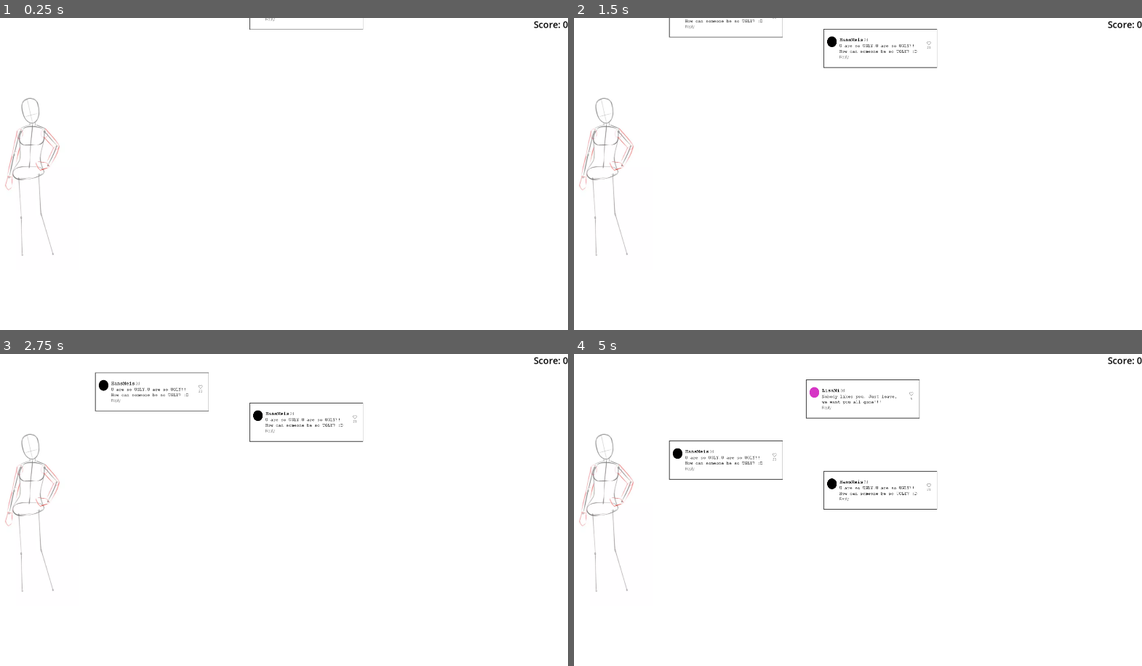
Above: before the commit, frames 1-4 (two rows, left to right).
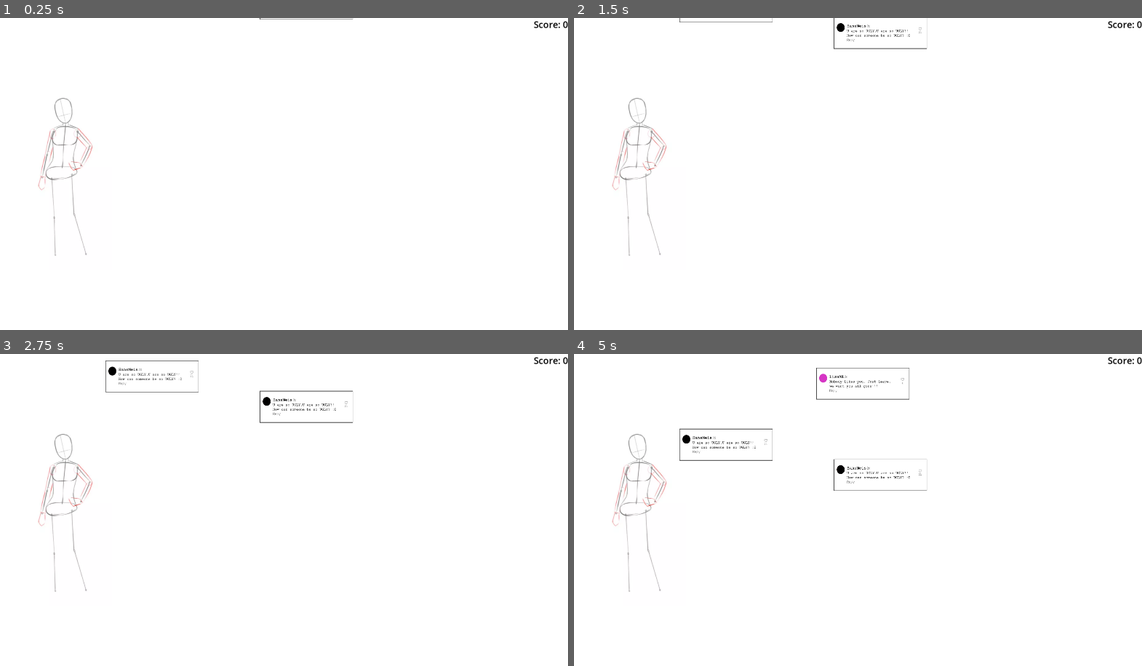
Above: after the commit, the same moments.

Repository: Gultendier/CBG
Game: Godot game, scene res://Main_Scene.tscn
Same seed, same stepped clock (60 frames per second), same inputs: the game is played once before the commit and once after it.
Inputs (mouse positions are in pixels of both pictures, inside the frame that each line leads up to):
- Up to frame 1 (0.25 s): no input
- Up to frame 2 (1.5 s): tap Enter at 0.5 s; move the mouse to (977, 164) at 0.52 s; click (977, 164) at 0.67 s; move the mouse to (733, 198) at 1.27 s; click (733, 198) at 1.42 s
- Up to frame 3 (2.75 s): move the mouse to (335, 444) at 2.02 s; click (335, 444) at 2.17 s
- Up to frame 4 (5 s): move the mouse to (823, 581) at 2.77 s; click (823, 581) at 2.92 s; move the mouse to (1028, 566) at 3.52 s; click (1028, 566) at 3.67 s; move the mouse to (676, 469) at 4.27 s; click (676, 469) at 4.42 s

The runs differ from the first frame. In frame 1, 1.0% of the frame differs, in the area x 0-65%, y 0-77%; in frame 2, 1.7%; in frame 3, 2.2%; in frame 4, 2.8%, in the area x 0-65%, y 4-77%.

Commit message:
you can now throw comments, using its velocity to calc it

Diff:
--- a/Main_Scene.tscn
+++ b/Main_Scene.tscn
@@ -34,14 +34,11 @@
 [node name="HBoxContainer" type="HBoxContainer" parent="."]
 offset_right = 525.0
 offset_bottom = 1082.0
+alignment = 1
 
-[node name="VBoxContainer" type="VBoxContainer" parent="HBoxContainer"]
+[node name="TextureRect" type="TextureRect" parent="HBoxContainer"]
 layout_mode = 2
-size_flags_vertical = 4
-
-[node name="TextureRect" type="TextureRect" parent="HBoxContainer/VBoxContainer"]
-layout_mode = 2
-size_flags_horizontal = 4
+size_flags_horizontal = 6
 size_flags_vertical = 4
 texture = ExtResource("2_bgk1l")
 
--- a/falling_objects/falling_object.gd
+++ b/falling_objects/falling_object.gd
@@ -6,6 +6,8 @@
 var is_grabbed: bool = false
 var fall_direction: Vector2 = Vector2(0, 1)  # Falling down
 var grab_offset: Vector2 = Vector2.ZERO  # Offset between object position and mouse when grabbed
+var velocity: Vector2 = Vector2.ZERO  # Current velocity of the object
+var max_velocity: float = 800  # Maximum velocity limit
 var score_value = 2
 
 @export var falling_object_scene: PackedScene = preload("res://falling_objects/falling_object.tscn")
@@ -22,7 +24,6 @@
 }
 
 
-
 func _ready() -> void:
 	add_to_group("falling_objects")
 
@@ -36,11 +37,25 @@
 
 func _process(delta):
 	set_falling_speed(GameProgress.speed_increase)
+
 	if is_grabbed:
-		global_position = get_global_mouse_position() + grab_offset # Move the object while maintaining the offset
+		var mouse_position = get_global_mouse_position()
+		var new_position = mouse_position + grab_offset
+
+		# Calculate the velocity
+		velocity = (new_position - global_position) / delta
+		# Move the object while maintaining the offset
+		global_position = new_position
 
 	else:
-		global_position += fall_direction * falling_speed * delta # Continue falling if not grabbed
+		# Clamp velocity before applying
+		if velocity.length() > max_velocity:
+			velocity = velocity.normalized() * max_velocity
+
+		# If not grabbed, apply the velocity from the release and blend it into falling down
+		global_position += velocity * delta
+		# Gradually switch to falling direction
+		velocity = velocity.move_toward(fall_direction * falling_speed, falling_speed * delta)
 
 
 # Function to modify speed dynamically
@@ -74,5 +89,5 @@
 		var other_object = area as FallingObject
 		if other_object.texture_id == texture_id:
 			print("Collision detected with another falling object of the same ID!")
-			ScoreBoard.add_score(score_value) # Update the global score when collision occurs
+			ScoreBoard.add_score(score_value)  # Update the global score when collision occurs
 			queue_free()  # Remove the object after updating the score
--- a/falling_objects/falling_object.tscn
+++ b/falling_objects/falling_object.tscn
@@ -4,7 +4,7 @@
 [ext_resource type="Texture2D" uid="uid://brkwbq01yh5u8" path="res://image/comments/bad/BadComment2.png" id="2_mrcsj"]
 
 [sub_resource type="RectangleShape2D" id="RectangleShape2D_lg2mu"]
-size = Vector2(380.5, 134)
+size = Vector2(313, 111)
 
 [node name="FallingObject" type="Area2D"]
 position = Vector2(320, 160)
@@ -12,11 +12,11 @@
 
 [node name="Sprite2D" type="Sprite2D" parent="."]
 position = Vector2(0, -1.84774e-06)
-scale = Vector2(0.610569, 0.673684)
+scale = Vector2(0.5, 0.552)
 texture = ExtResource("2_mrcsj")
 
 [node name="CollisionShape2D" type="CollisionShape2D" parent="."]
-position = Vector2(-0.25, 0)
+position = Vector2(2.5, -0.5)
 shape = SubResource("RectangleShape2D_lg2mu")
 
 [connection signal="area_entered" from="." to="." method="_on_area_entered"]
